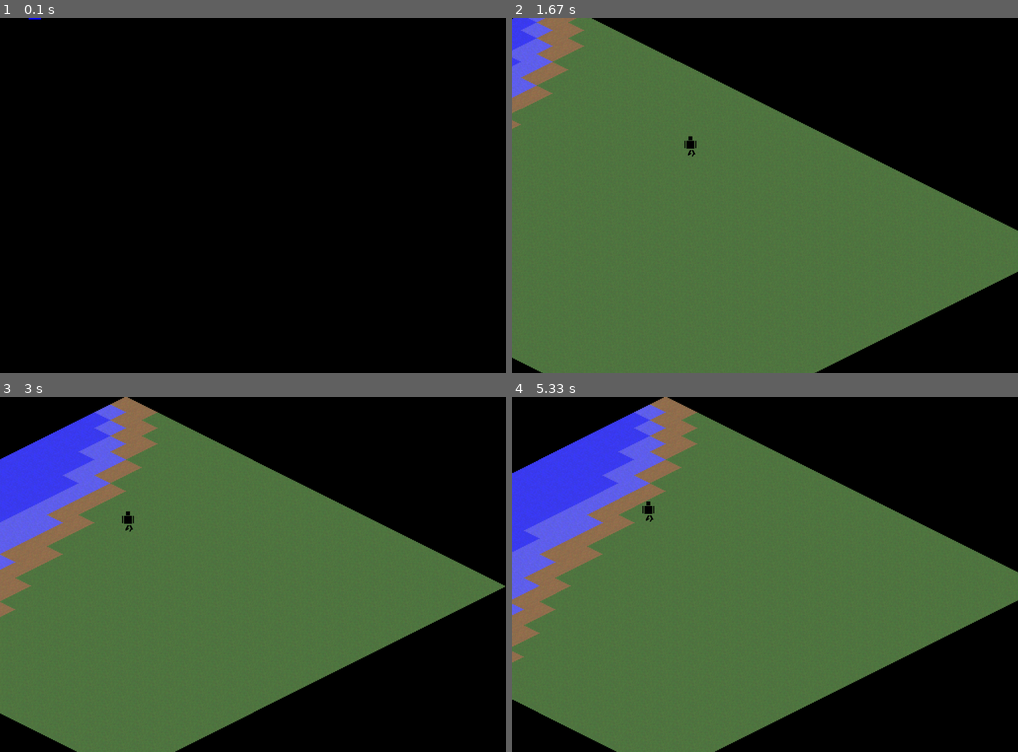
Above: before the commit, frames 1-4 (two rows, left to right).
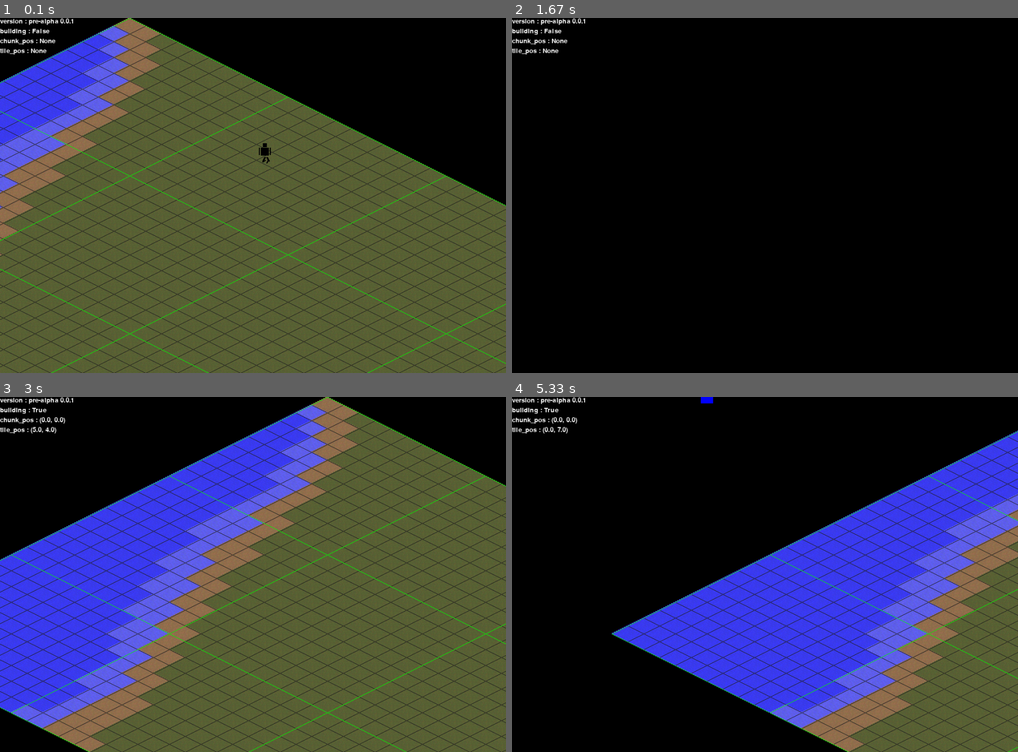
Above: after the commit, the same moments.

Repository: gurb/strategy-rpg-game-with-pygame
Game: pygame game, started from main.py
Two runs of this game, one before a commit and one after it. Both use one fixed random seed, a clock stepped at 60 frames per second and the inputs below.
Inputs (mouse positions are in pixels of both pictures, inside the frame that each line leads up to):
- Up to frame 1 (0.1 s): no input
- Up to frame 2 (1.67 s): hold D 0.33-0.8 s; hold W 0.83-1.13 s
- Up to frame 3 (3 s): tap B at 1.67 s; hold A 2-2.53 s; move the mouse to (101, 517) at 2.03 s; hold S 2.57-2.87 s; move the mouse to (192, 524) at 2.6 s; hold A from 2.9 s (still down); move the mouse to (344, 475) at 2.93 s
- Up to frame 4 (5.33 s): tap B at 3.05, 4.55 s; release A at 3.3 s; hold W 3.33-3.7 s; move the mouse to (805, 595) at 3.37 s; hold D 3.73-4.37 s; hold S 4.4-4.77 s; hold A 4.8-5.27 s; move the mouse to (759, 460) at 4.83 s; hold D from 5.3 s (still down)

The runs differ from the first frame. In frame 1, 79% of the frame differs, in the area x 0-100%, y 0-100%; in frame 2, 69%; in frame 3, 73%; in frame 4, 82%.

Commit message:
development of tileable feature

Diff:
--- a/scripts/building.py
+++ b/scripts/building.py
@@ -1,13 +1,21 @@
 import pygame
 import os
+
+from scripts.tilemap import gen_visible_chunks, settings
+
+from pygame.math import Vector2
 
 class Build(pygame.sprite.Sprite):
     def __init__(self, builds_group, pos):
         self.groups = builds_group
         pygame.sprite.Sprite.__init__(self, self.groups)
         self.pos = pos
-        self.type = 0 # house as default
+        self.type = 1 # tree as default
         self.rect = pygame.Rect(self.pos[0], self.pos[1], 32, 32)
+        self.rect.midtop = self.pos
+
+        # tiles effect
+
 
 class Building:
     def __init__(self, app):
@@ -18,19 +26,130 @@
                 "counter"   : 0,
                 "image"     : pygame.image.load(os.path.join(os.path.dirname(__file__), 'graphics','house.png')),
                 "size"      : 4
+            },
+            1 : {
+                "type"      : "tree",
+                "counter"   : 0,
+                "image"     : pygame.image.load(os.path.join(os.path.dirname(__file__), 'graphics','tree.png')),
+                "size"      : 4
             }
         }
         self.active = False
+        self.active_chunk_mask = None
+        self.active_rect = None
          # default
+
+        self.mouse_pos = None
+        self.cell = None
+        self.offset = None
+
+        self.selected_chunk = pygame.Surface((640, 320), pygame.SRCALPHA)
+        self.s_chunk_rect = self.selected_chunk.get_rect()
+
+        self.selected_area = pygame.Surface((64,32), pygame.SRCALPHA)
+        self.selected_rect = self.selected_area.get_rect()
+
+        self.visible_chunks = []
+        self.chunk_area = pygame.Surface((640, 320), pygame.SRCALPHA)
+
+        self.mask_selected = pygame.image.load(os.path.join(os.path.dirname(__file__), 'graphics', 'mask.png'))
+        self.chunk_mask = pygame.image.load(os.path.join(os.path.dirname(__file__), 'graphics', 'chunk_mask.png'))
+
+        self.tile_pos = None
+        self.chunk_pos = None
+
+        self.color = None
 
     def update(self):
         if self.active:
-            self.build()
+            # self.build()
+            self.new_build()
+
+    def new_build(self):
+        self.mouse_pos = pygame.mouse.get_pos()
+        self.visible_chunks = gen_visible_chunks(self.app.visible_chunks)
+        self.visible_chunks_masks = gen_visible_chunks(self.app.visible_chunks)
+        self.screen_to_world = Vector2(self.mouse_pos[0] - self.app.camera.offset.x, self.mouse_pos[1] - self.app.camera.offset.y)
+
+        # print(self.screen_to_world)
+        self.cell = [self.mouse_pos[0] // 640, self.mouse_pos[1] // 320]
+        self.offset = (self.mouse_pos[0] % 640, self.mouse_pos[1] % 320)
+        for surface, rect, chunk_pos in self.visible_chunks_masks[1]:
+            if rect.collidepoint(self.screen_to_world):
+                self.relative_offset = ((self.mouse_pos[0] - rect.x - int(self.app.camera.offset.x))%640, (self.mouse_pos[1] - rect.y - int(self.app.camera.offset.y))%320)
+                color = surface.get_at(self.relative_offset)
+                if color == (255,0,0,255) or color == (0,0,255,255) or color == (255,255,0,255) or color == (0,255,0,255): pass
+                else:
+                    self.color = surface.get_at(self.relative_offset)
+                    self.active_chunk_mask = surface
+                    self.active_rect = rect
+                    print(str(self.color) + str(settings["colors_pos"][self.color[:3]]))
+                    self.chunk_pos = chunk_pos
+                    self.tile_pos =  (
+                                        self.chunk_pos[0] * 10 + settings["colors_pos"][self.color[:3]][0],
+                                        self.chunk_pos[1] * 10 + settings["colors_pos"][self.color[:3]][1]
+                                    )
+        # if self.active_chunk_mask != None:
+        #     self.app.display.blit(self.active_chunk_mask, self.active_rect.topleft + self.app.camera.offset)
 
     def build(self):
-        pos = pygame.mouse.get_pos()
+        self.mouse_pos = pygame.mouse.get_pos()
+        self.screen_to_world = (self.mouse_pos[0] + 20800, self.mouse_pos[1])
+        if self.app.camera.focus_chunk.rect.collidepoint(self.screen_to_world):
+            print("hit GREEN")
+
+        self.cell = [self.mouse_pos[0] // 64, self.mouse_pos[1] // 32]
+        self.offset = (self.mouse_pos[0] % 64, self.mouse_pos[1] % 32)
+
+        color = self.mask_selected.get_at(self.offset)
+
+        x_offset = 0
+        y_offset = 0
+
+        if color == (255,0,0,255):
+            x_offset = -32
+            y_offset = -16
+        if color == (0,0,255,255):
+            x_offset = +32
+            y_offset = -16
+        if color == (255,255,0,255):
+            x_offset = -32
+            y_offset = +16
+        if color == (0,255,0,255):
+            x_offset = +32
+            y_offset = +16
+
+        pygame.draw.polygon(self.selected_area, (0,255,0), (
+            (0, 16),
+            (32,0),
+            (64, 16),
+            (32, 32)
+            ),1
+        )
+
+        pygame.draw.polygon(self.chunk_area, (0,255,0), (
+            (0, 160),
+            (320,0),
+            (640, 160),
+            (320, 320)
+            ),1
+        )
+        self.app.display.blit(self.active_chunk_mask, self.active_rect)
+
+        print("chunk_pos: {0}, mouse_pos: {1}".format(self.app.camera.focus_chunk.rect.topleft, self.mouse_pos))
+
+        self.s_x = (self.cell[0] * 64) + x_offset
+        self.s_y = (self.cell[1] * 32) + y_offset
+        self.selected_pos = Vector2(self.s_x, self.s_y)
+        self.selected_rect = pygame.Rect(self.cell[0] * 64, self.cell[1] * 32 ,64,32)
+        pygame.draw.rect(self.selected_area, (255,0,0), self.selected_rect, 2)
+
+        self.app.display.blit(self.chunk_area, (self.app.camera.focus_chunk.rect.x + self.app.camera.offset.x - 320, self.app.camera.focus_chunk.rect.y + self.app.camera.offset.y))
+        self.app.display.blit(self.selected_area, self.selected_pos)
+
         buttons = pygame.mouse.get_pressed()
-        print(buttons)
+
+        # print(buttons)
         # Check if the rect collided with the mouse pos
         # and if the left mouse button was pressed.
         if buttons[0]:
@@ -40,11 +159,11 @@
             pure = mouse_pos[1] // 32
             mouse_y = pure * 32
             print("olustu")
-            Build(self.app.builds_group, (mouse_x, mouse_y))
+            Build(self.app.builds_group, self.selected_pos)
 
     def draw(self):
         for sprite in self.app.builds_group:
             self.app.display.blit(
                 self.buildings[sprite.type]["image"],
-                (sprite.pos[0], sprite.pos[1])
+                (sprite.rect.x + 20800 + self.app.camera.offset.x, sprite.rect.y + self.app.camera.offset.y)
             )
--- a/scripts/camera.py
+++ b/scripts/camera.py
@@ -23,6 +23,8 @@
         # limit scrolling to map size
         self.offset.x = min(0,self.offset.x) # left
         self.offset.y = min(0,self.offset.y) # top
+        self.offset.x = max(-41600 + self.width, self.offset.x)
+        self.offset.y = max(-20800 + self.height, self.offset.y)
 
     def show_position(self):
         # print("camera: {0}".format(-self.offset))
--- a/scripts/graphics/texture.py
+++ b/scripts/graphics/texture.py
@@ -19,6 +19,13 @@
     'dirt'  : 0x64697274a,
     'brick' : 0x627269636b
 }
+
+def generate_tex_new_version():
+    surf = pygame.surface((64,32))
+    surf.fill((0,0,0))
+    surf = pygame.draw.polygon(surf, (0,255,0), ((0,16),(32,0),(64,16),(32,32)))
+    return surf
+
 
 def generate_texture_with_pixels(width, height):
     surf = pygame.Surface((32,16))
@@ -49,7 +56,7 @@
             if iso_pixel.get_at((row, col))[:3] != (0,0,0):
                 if texture:
                     if texture == _textures['grass']:
-                        color = 0x78955A
+                        color = 0x60683a # color = 0x78955A
                     if texture == _textures['dirt']:
                         color = 0x9b7653
                 if color_m:
@@ -125,4 +132,16 @@
         surf_rect.y = pos[1]
         return (surf, surf_rect)
     else:
-        return surf
+        return surf.convert_alpha()
+
+# if __name__ == "__main__":
+#     t = Test(640, 480)
+#     t.bg_color = (255,255,255)
+#     surf = generate_tex_new_version()
+#     surf_pos = (40, 40)
+
+#     tex_1 = (surf, surf_pos)
+#     t.add_surface(tex_1)
+
+#     while True:
+#         t.loop()
--- a/scripts/graphics/tiles.py
+++ b/scripts/graphics/tiles.py
@@ -6,7 +6,7 @@
 BLUE    = 0xff
 GREEN   = 0xff00
 BROWN   = 0x9b7653
-GRASS   = 0x567d46
+GRASS   = 0x60683a #0x567d46
 WATER   = 0x4040ff
 L_WATER = 0x6666fb
 
--- a/scripts/human.py
+++ b/scripts/human.py
@@ -60,9 +60,10 @@
         # self.image = pygame.transform.scale(self.image, (24,24))
         self.rect = self.image.get_rect()
         self.pos = Vector2(250,250)
-        self.pos.x += (38 * 256)
-        self.rect.topleft = (250, 250 + (38 * 256))
-        self.h = 10
+        self.pos.x += (20800)
+        self.rect.topleft = (250, 250)
+        self.rect.x += 20800
+        self.h = 100
 
         self.is_move = False
 
--- a/scripts/player.py
+++ b/scripts/player.py
@@ -12,9 +12,9 @@
         self.rect.center = pos
         self.vel = Vector2(0,0)
         self.pos = Vector2(pos)
-        self.pos.x += (38 * 256)
+        self.pos.x += 20032
         self.is_move = False
-        self.h = 100
+        self.h = 0
 
     def cart_to_iso(self, cart):
         if cart.x == 0:
--- /dev/null
+++ b/scripts/test/testf.py
@@ -0,0 +1,40 @@
+import pygame
+
+class Test:
+    def __init__(self, width, height):
+        pygame.init()
+        self.display = pygame.display.set_mode([width, height])
+        self.clock = pygame.time.Clock()
+        pygame.display.set_caption("test")
+        self.sprites = pygame.sprite.Group()
+        self.surfaces = []
+        self.bg_color = ((0,0,0))
+        self.running = True
+        self.FPS = 60
+
+    def event(self):
+        for event in pygame.event.get():
+            if event.type == pygame.QUIT:
+                self.running = False
+                pygame.quit()
+                sys.quit()
+
+    def add_surface(self, surf):
+        self.surfaces.append(surf)
+
+    def update(self):
+        self.sprites.update()
+
+    def draw(self):
+        self.display.fill(self.bg_color)
+        for surf in self.surfaces:
+            self.display.blit(surf[0], surf[1])
+        self.sprites.draw(self.display)
+        pygame.display.flip()
+
+    def loop(self):
+        while self.running:
+            self.clock.tick(self.FPS)
+            self.event()
+            self.draw()
+            self.update()
--- a/scripts/tilemap.py
+++ b/scripts/tilemap.py
@@ -1,3 +1,4 @@
+import os
 import pygame
 from pygame.math import Vector2
 import random
@@ -8,7 +9,7 @@
 
 from utils.funcs import get_info
 
-CHUNK_LEN = 8
+CHUNK_LEN = 10
 TILE_SIZE = 64
 
 settings = {
@@ -16,10 +17,16 @@
     "screen_height" : 480,
     "chunk_len" : CHUNK_LEN,
     "tile_size" : TILE_SIZE,                # 64
+    "tile_area" : pygame.Surface((64, 32), pygame.SRCALPHA),
+    "tile_surface" : pygame.Surface((64, 32), pygame.SRCALPHA),
     "chunk_size" : TILE_SIZE * CHUNK_LEN,   # 256
     "chunks_x_axis" : 640 / (3 * 64),
     "chunks_y_axis" : 480 / (3 * 64),
-    "chunk_surfaces" : pygame.Surface((TILE_SIZE * CHUNK_LEN, TILE_SIZE/2 * CHUNK_LEN))
+    "chunk_surfaces" : pygame.Surface((TILE_SIZE * CHUNK_LEN, TILE_SIZE/2 * CHUNK_LEN)),
+    "chunk_area" : pygame.Surface((640, 320), pygame.SRCALPHA),
+    "chunk_mask": pygame.Surface((640, 320), pygame.SRCALPHA),
+    "colors_pos": {},
+    "chunk_mask_image": pygame.image.load(os.path.join(os.path.dirname(__file__), 'graphics', 'chunk_mask.png'))
 }
 # dimension of each tiles
 # TILE_SIZE = 16
@@ -30,15 +37,83 @@
 BLUE    = (0 , 0, 255)
 GREEN   = (0, 255, 0)
 BROWN   = (160, 82, 45)
+BLACK   = (0, 0, 0)
+DARK_GRAY   = (32,32,32)
+
+pygame.draw.polygon(settings["tile_area"], DARK_GRAY, (
+    (0, 16),
+    (32,0),
+    (64, 16),
+    (32, 32)
+    ),1
+)
+
+def get_tile_surface(color_m, pos):
+    xy = (color_m[1] + color_m[2]) % 255
+    color = (color_m[1],color_m[2],xy)
+    settings["colors_pos"][color] = pos
+    pygame.draw.polygon(settings["tile_surface"], color, (
+        (0, 16),
+        (32,0),
+        (64, 16),
+        (32, 32)
+        )
+    )
+    return settings["tile_surface"]
+
+
+def create_mask():
+    for y in range(10):
+        for x in range(10):
+            scr_x = (y * settings["tile_size"]/2) - (x * settings["tile_size"]/2)
+            scr_y = (y * settings["tile_size"]/4) + (x * settings["tile_size"]/4)
+            settings["chunk_mask"].blit(get_tile_surface((y,scr_x%255,scr_y%255),(y,x)), (scr_x + (settings["chunk_size"]/2 - 32), scr_y))
+    return settings["chunk_mask"]
+
+
+settings["chunk_mask"] = create_mask()
+for key in settings["colors_pos"]:
+    print("key[{0}] : {1}".format(key, settings["colors_pos"][key]))
+pygame.image.save(settings["chunk_mask"], "chunk_mask.png")
+
+
+def draw_grid():
+    for y in range(10):
+        for x in range(10):
+            scr_x = (y * settings["tile_size"]/2) - (x * settings["tile_size"]/2)
+            scr_y = (y * settings["tile_size"]/4) + (x * settings["tile_size"]/4)
+            settings["chunk_area"].blit(settings["tile_area"], (scr_x + (settings["chunk_size"]/2 - 32), scr_y))
+            pygame.image.save(settings["chunk_area"], "grid_mask.png")
+
+# draw_grid()
+
+pygame.draw.polygon(settings["chunk_area"], (0,255,0), (
+    (0, 160),
+    (320,0),
+    (640, 160),
+    (320, 320)
+    ),1
+)
 
 class Chunk(pygame.sprite.Sprite):
     def __init__(self, chunks_group, pos, camera=None):
         self.groups = chunks_group
         pygame.sprite.Sprite.__init__(self, self.groups)
         self.pos = Vector2(pos[0], pos[1])
-        self.x = (pos[1] * settings["chunk_size"]/2) - (pos[0] * settings["chunk_size"]/2) - settings["tile_size"]/2 + (38 * 256)
+        self.x = (pos[1] * settings["chunk_size"]/2) - (pos[0] * settings["chunk_size"]/2) - settings["tile_size"]/2 + 20800
         self.y = (pos[1] * settings["chunk_size"]/4) + (pos[0] * settings["chunk_size"]/4)
         self.rect = pygame.Rect(self.x, self.y, settings["chunk_size"], settings["chunk_size"]/2)
+        self.collide_visible = False
+        self.visible = False
+
+class Tile(pygame.sprite.Sprite):
+    def __init__(self, tiles_group, pos, camera=None):
+        self.groups = tiles_group
+        pygame.sprite.Sprite.__init__(self, self.groups)
+        self.pos = Vector2(pos[0], pos[1])
+        self.x = (pos[1] * settings["tile_size"]/2) - (pos[0] * settings["tile_size"]/2) - 32 + 20800
+        self.y = (pos[1] * settings["tile_size"]/4) + (pos[0] * settings["tile_size"]/4)
+        self.rect = pygame.Rect(self.x, self.y, settings["tile_size"], settings["tile_size"]/2)
         self.collide_visible = False
         self.visible = False
 
@@ -51,7 +126,7 @@
         [(x-2, y+2), (x-1, y+2), (x, y+2), (x+1, y+2), (x+2, y+2)]
     ]
 
-def generate_chunk(chunks_group, map_data):
+def generate_chunk(chunks_group, tiles_group, map_data):
     chunks = {}
     # length of tiles in width
     len_tiles_w = len(map_data[0])
@@ -69,8 +144,6 @@
             chunks[key] = []
 
     for key in chunks:
-        y = key[1]
-        x = key[0]
         for y in range(settings["chunk_len"]):
             row = []
             for x in range(settings["chunk_len"]):
@@ -106,7 +179,7 @@
     # print(value)
     return value
 
-def generate_map(tile_amount=626, tilesize = TILE_SIZE, freq=0.01, amp=0.5):
+def generate_map(tile_amount=650, tilesize = TILE_SIZE, freq=0.01, amp=0.5):
     tile = None
     map_data = []
     for i in range(tile_amount):
@@ -135,10 +208,11 @@
             scr_x = (y * settings["tile_size"]/2) - (x * settings["tile_size"]/2)
             scr_y = (y * settings["tile_size"]/4) + (x * settings["tile_size"]/4)
             settings["chunk_surfaces"].blit(textures[tile][0], (scr_x + (settings["chunk_size"]/2 - 32), scr_y))
+            settings["chunk_surfaces"].blit(settings["tile_area"], (scr_x + (settings["chunk_size"]/2 - 32), scr_y))
     settings["chunk_surfaces"].set_colorkey((0,0,0))
-    return settings["chunk_surfaces"].convert()
-
-def draw_map(screen, chunks, camera = None):
+    return settings["chunk_surfaces"].convert_alpha()
+
+def draw_map(app, screen, chunks, camera = None):
     start_x = (camera.target.pos.x) // settings["chunk_size"]
     # we divide it with 2 for isometric
     start_y = (camera.target.pos.y) // settings["chunk_size"]/2
@@ -163,13 +237,18 @@
 
     # mask_chunk(x, y)
 
+    app.visible_chunks = mask_chunk(target_pos.x, target_pos.y)
+
+
     for row in mask_chunk(target_pos.x, target_pos.y):
         for pos in row:
-            if pos[0] > -1 and pos[1] > -1:
-                scr_x = (pos[1] * settings["chunk_size"]/2) - (pos[0] * settings["chunk_size"]/2) - settings["tile_size"]/2 + 38 * 256
+            if pos[0] > -1 and pos[1] > -1 and pos[0] < 65 and pos[1] < 65:
+                scr_x = (pos[1] * settings["chunk_size"]/2) - (pos[0] * settings["chunk_size"]/2) - 320 + 20800
                 scr_y = (pos[1] * settings["chunk_size"]/4) + (pos[0] * settings["chunk_size"]/4)
                 screen.blit(get_chunk_surface(chunks[pos[0],pos[1]]),
                             (scr_x + camera.offset.x, scr_y + camera.offset.y))
+                # pygame.image.save(get_chunk_surface(chunks[pos[0],pos[1]]), "chunk_image.png")
+                screen.blit(settings["chunk_area"], (scr_x + camera.offset.x, scr_y + camera.offset.y))
 
     # for y in range(start_y - 10, start_y + 10):
     #     for x in range(start_x - 10, start_x + 10):
@@ -178,3 +257,18 @@
     #             scr_y = (y * settings["chunk_size"]/4) + (x * settings["chunk_size"]/4)
     #             screen.blit(get_chunk_surface(chunks[x,y]),
     #                         (scr_x + camera.offset.x, scr_y + camera.offset.y))
+
+def gen_visible_chunks(chunks):
+    visible_chunks_list = []
+    visible_chunks_masks_list = []
+    for row in chunks:
+        for pos in row:
+            if pos[0] > -1 and pos[1] > -1 and pos[0] < 65 and pos[1] < 65:
+                scr_x = (pos[1] * settings["chunk_size"]/2) - (pos[0] * settings["chunk_size"]/2) - 320 + 20800
+                scr_y = (pos[1] * settings["chunk_size"]/4) + (pos[0] * settings["chunk_size"]/4)
+                chunk_rect = settings["chunk_area"].get_rect()
+                chunk_rect.x = scr_x
+                chunk_rect.y = scr_y
+                visible_chunks_list.append((settings["chunk_area"], chunk_rect))
+                visible_chunks_masks_list.append((settings["chunk_mask_image"], chunk_rect, (pos[1], pos[0])))
+    return (visible_chunks_list, visible_chunks_masks_list)
--- a/src/app.py
+++ b/src/app.py
@@ -1,27 +1,61 @@
+import os
 import pygame
 
+from variables import *
 from scripts.player import Player
 from scripts.human import Human
 from scripts.building import Building
 from scripts.tilemap import *
 from scripts.camera import Camera
 
+class Entity(pygame.sprite.Sprite):
+    def __init__(self, sprite_groups, pos):
+        self.groups = sprite_groups
+        pygame.sprite.Sprite.__init__(self, self.groups)
+        self.pos = pos
+        self.type = 1 # tree as default
+        self.image = pygame.Surface([10, 10])
+        self.image.fill((255,0,0))
+        self.rect = self.image.get_rect()
+        self.rect.topleft = self.pos
+
+class Map:
+    def __init__(self, app, pos):
+        self.app = app
+        self.pos = pos
+        self.rect = pygame.Rect(self.pos[0], self.pos[1], 41600, 20800)
+
 class App:
     def __init__(self):
         pygame.init()
         self.clock = pygame.time.Clock()
         self.display = pygame.display.set_mode((1024, 720))
+        self.font = pygame.font.Font(None, 20)
+        self.info_list = {"version": "pre-alpha 0.0.1"}
+        self.is_collide_to_chunk = False
+
+    def get_info(self):
+        for i, key in enumerate(self.info_list):
+            text = self.font.render(str(key) + " : " + str(self.info_list[key]), True, (255,255,255), (0,0,0))
+            text_rect = text.get_rect()
+            text_rect.y = 20 * i
+            self.display.blit(text, text_rect)
 
     def generate(self):
         self.sprites_group = pygame.sprite.Group()
         self.chunks_group = pygame.sprite.Group()
         self.builds_group = pygame.sprite.Group()
+        self.tiles_group = pygame.sprite.Group()
         self.player = Player(self.sprites_group, (0,0), (25,25), (0,0,255))
         self.human = Human(self.sprites_group, "test_1")
-        self.chunks = generate_chunk(self.chunks_group, generate_map())
-        self.camera = Camera(self.human, 640, 480, self.chunks_group)
+        self.visible_chunks = []
+        self.chunks = generate_chunk(self.chunks_group, self.tiles_group, generate_map())
+        self.camera = Camera(self.human, 1024, 720, self.chunks_group)
+        self.map_rect = Map(self, (0,0))
         self.building = Building(self)
 
+
+        self.e1 = Entity(self.sprites_group, (50,50))
 
     def handle_event(self):
         for event in pygame.event.get():
@@ -29,23 +63,28 @@
                 self.running = False
             if event.type == pygame.KEYDOWN:
                 if event.key == pygame.K_b:
-                    print("basti")
                     if self.building.active: self.building.active = False
                     else: self.building.active = True
 
     def draw(self):
         self.display.fill((0,0,0))
-        draw_map(self.display, self.chunks, self.camera)
+        draw_map(self, self.display, self.chunks, self.camera)
         self.building.draw()
         for sprite in self.sprites_group:
-            self.display.blit(sprite.image, (sprite.rect.topleft + self.camera.offset))
-
+            self.display.blit(sprite.image, sprite.rect.topleft + self.camera.offset)
+        self.get_info()
     def update(self):
         self.camera.show_position()
-        self.camera.scroll(0.05)
+        self.camera.scroll()
         self.camera.update()
         self.building.update()
         self.sprites_group.update()
+        self.update_infos()
+
+    def update_infos(self):
+        self.info_list["building"] = self.building.active
+        self.info_list["chunk_pos"] = self.building.chunk_pos
+        self.info_list["tile_pos"]  = self.building.tile_pos
 
     def execute(self):
         self.running = True
--- /dev/null
+++ b/variables.py
@@ -0,0 +1,2 @@
+import os
+project_dir = os.path.dirname(os.path.abspath(__file__))
Not shown, changed: README.md
Binary file added: chunk_image.png
Binary file added: chunk_mask
Binary file added: chunk_mask.png
Binary file added: grid_mask.png
Binary file added: iso.png
Binary file added: scripts/graphics/chunk_mask.png
Binary file added: scripts/graphics/mask.png
Binary file added: scripts/graphics/tree.png
Not shown, added: scripts/graphics/mask.aseprite
Not shown, added: scripts/graphics/tree.aseprite
